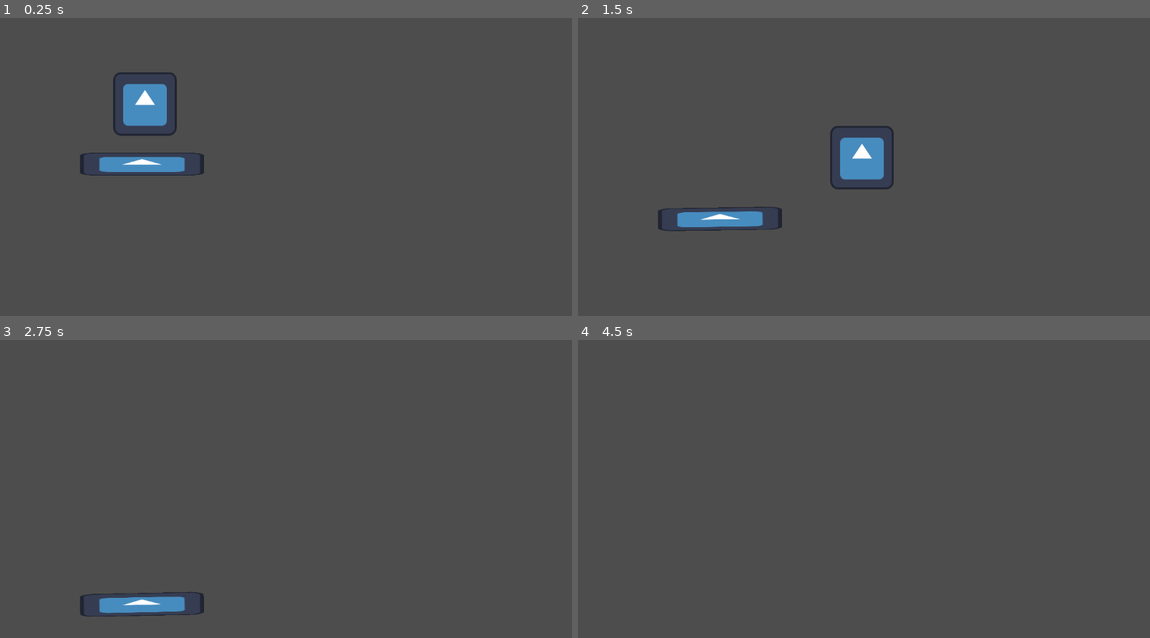
Above: before the commit, frames 1-4 (two rows, left to right).
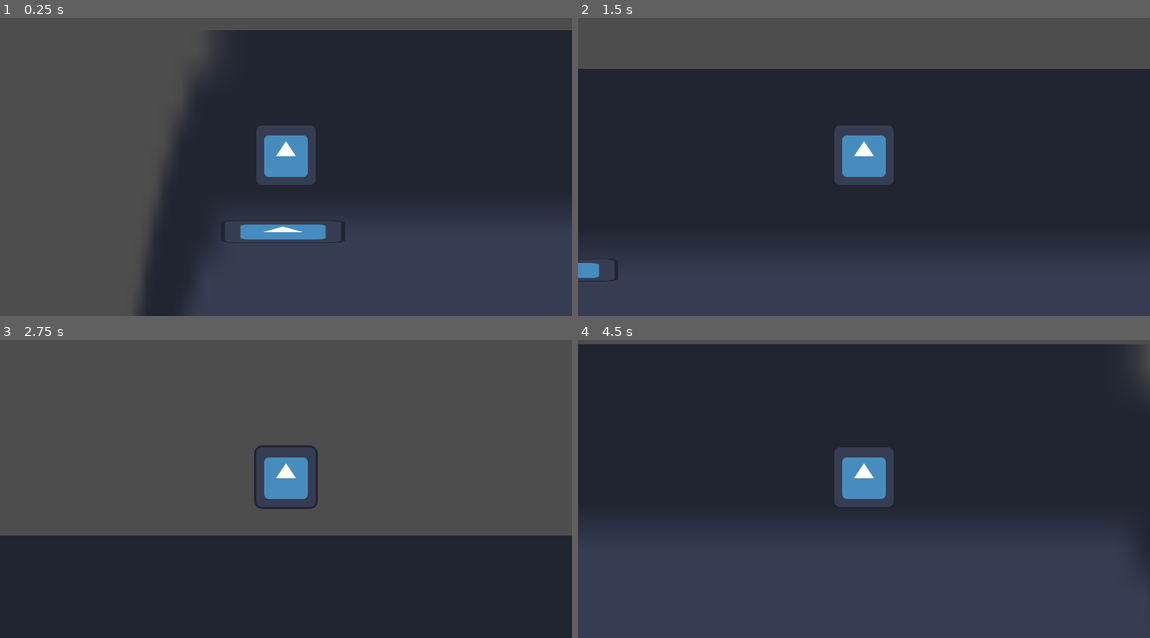
Above: after the commit, the same moments.

Repository: Eagleast/No_platform_the_game
Game: Godot game, scene res://Scenes/jumper_scene.tscn
The game is run twice, just before and just after one commit, with the same random seed, the same clock (stepped at 60 frames per second) and the same inputs. This scene is started directly instead of the project's main scene. The engine's default icon, where the game draws it, is replaced by a stand-in: a white triangle on a blue panel in a dark square.
Inputs (mouse positions are in pixels of both pictures, inside the frame that each line leads up to):
- Up to frame 1 (0.25 s): no input
- Up to frame 2 (1.5 s): tap Enter (ui_accept) at 0.5, 0.6, 0.77, 1.07 s; move the mouse to (989, 140) at 0.52 s; hold Right (ui_right) from 0.53 s (still down); move the mouse to (749, 169) at 1.27 s; click (749, 169) at 1.35 s
- Up to frame 3 (2.75 s): tap Enter (ui_accept) at 1.52, 1.55, 1.82, 2.1 s; move the mouse to (343, 405) at 2.02 s; release Right (ui_right) at 2.03 s; hold Left (ui_left) from 2.03 s (still down)
- Up to frame 4 (4.5 s): move the mouse to (835, 542) at 2.77 s; release Left (ui_left) at 2.78 s; hold Right (ui_right) 2.78-4.28 s; click (835, 542) at 2.85 s; tap Enter (ui_accept) at 3.02, 3.05, 3.32, 3.6, 3.77, 4.07 s; move the mouse to (1035, 524) at 3.52 s; move the mouse to (692, 429) at 4.27 s; hold Left (ui_left) from 4.28 s (still down); click (692, 429) at 4.35 s

The runs differ from the first frame. In frame 1, 51% of the frame differs, in the area x 14-100%, y 4-100%; in frame 2, 66%; in frame 3, 36%; in frame 4, 68%, in the area x 0-100%, y 1-96%.

Commit message:
added things xd

Diff:
--- a/Scenes/jumper.gd
+++ b/Scenes/jumper.gd
@@ -2,45 +2,41 @@
 
 var concected_platforms = []
 const SPEED = 300.0
-const JUMP_VELOCITY = -400.0
+const JUMP_VELOCITY = -700.0
 @onready var area_2d = $Area2D
 var mass_player = 100
 
 # Get the gravity from the project settings to be synced with RigidBody nodes.
 var gravity = ProjectSettings.get_setting("physics/2d/default_gravity")
 
+#func _ready():
+	#set_floor_snap_length(10)
+	#apply_floor_snap()
+	#print(get_floor_snap_length())
 
 func _physics_process(delta):
 	# Add the gravity.
-	if not is_on_floor():
-		velocity.y += gravity * delta
-		move_and_slide()
+
 
 	# Handle jump.
-	if Input.is_action_just_pressed("ui_accept") and is_on_floor():
+	if Input.is_action_just_pressed("ui_accept"):
 		jump()
 
-	# Get the input direction and handle the movement/deceleration.
-	# As good practice, you should replace UI actions with custom gameplay actions.
-	var direction = Input.get_axis("ui_left", "ui_right")
-	if direction:
-		velocity.x = direction * SPEED
-	else:
-		velocity.x = move_toward(velocity.x, 0, SPEED)
+
+	move_and_slide()
 
 
 
 func jump():
-	velocity.y = JUMP_VELOCITY
-	move_and_slide()
+	var screen_size = get_window().size
+	var mouse_pos = get_viewport().get_mouse_position()
+	var jump_direction = mouse_pos - Vector2(screen_size /2)
+	var true_jump_dir = - jump_direction.normalized()
 	var connected_bodys = area_2d.get_overlapping_bodies()
-	print("conected ", connected_bodys)
+
+	velocity = true_jump_dir * JUMP_VELOCITY
 	for j in range(len(connected_bodys)):
-		print(connected_bodys[j])
 		if connected_bodys[j].is_in_group("platform"):
-			print("platform ", connected_bodys[j], " added")
 			concected_platforms.append(connected_bodys[j])
 	for i in range(len(concected_platforms)):
-		print("impulsed")
 		concected_platforms[i].impulse(position, JUMP_VELOCITY, mass_player)
-		print("mass plaer ", mass_player)
--- a/Scenes/jumper.tscn
+++ b/Scenes/jumper.tscn
@@ -9,6 +9,7 @@
 radius = 64.1249
 
 [node name="Jumper" type="CharacterBody2D"]
+position = Vector2(0, -63)
 
 [node name="Sprite2D" type="Sprite2D" parent="."]
 texture = ExtResource("1_5tifr")
@@ -20,3 +21,5 @@
 
 [node name="CollisionShape2D" type="CollisionShape2D" parent="Area2D"]
 shape = SubResource("CircleShape2D_7wnkw")
+
+[node name="Camera2D" type="Camera2D" parent="."]
--- a/Scenes/jumper_scene.tscn
+++ b/Scenes/jumper_scene.tscn
@@ -1,10 +1,16 @@
-[gd_scene load_steps=4 format=3 uid="uid://8l50u8maqmrn"]
+[gd_scene load_steps=5 format=3 uid="uid://8l50u8maqmrn"]
 
 [ext_resource type="PackedScene" uid="uid://dvr0nl20r1wci" path="res://Scenes/jumper.tscn" id="1_csb1s"]
+[ext_resource type="Texture2D" uid="uid://brtt04gm73rop" path="res://icon.svg" id="1_jxg68"]
 [ext_resource type="Script" path="res://Scenes/jumper.gd" id="2_o8k6u"]
 [ext_resource type="PackedScene" uid="uid://c1j1gype5kvjh" path="res://Scenes/platform_movable.tscn" id="3_nln7u"]
 
 [node name="jumper_scene" type="Node2D"]
+
+[node name="Sprite2D2" type="Sprite2D" parent="."]
+position = Vector2(1027, 5831.5)
+scale = Vector2(17.0469, 92.1172)
+texture = ExtResource("1_jxg68")
 
 [node name="Jumper" parent="." instance=ExtResource("1_csb1s")]
 position = Vector2(292, 188)
--- a/Scenes/platform_movable.gd
+++ b/Scenes/platform_movable.gd
@@ -3,6 +3,4 @@
 var scaling = 0.3
 
 func impulse(mass_pos, jump_dir,mass_player):
-	print("mass player inside ", mass_player)
-	apply_impulse((Vector2(0, jump_dir*-scaling)), Vector2(0,0))
-	print("scale ", scaling)
+	apply_impulse((Vector2(0, jump_dir*-scaling)),mass_pos-position)
